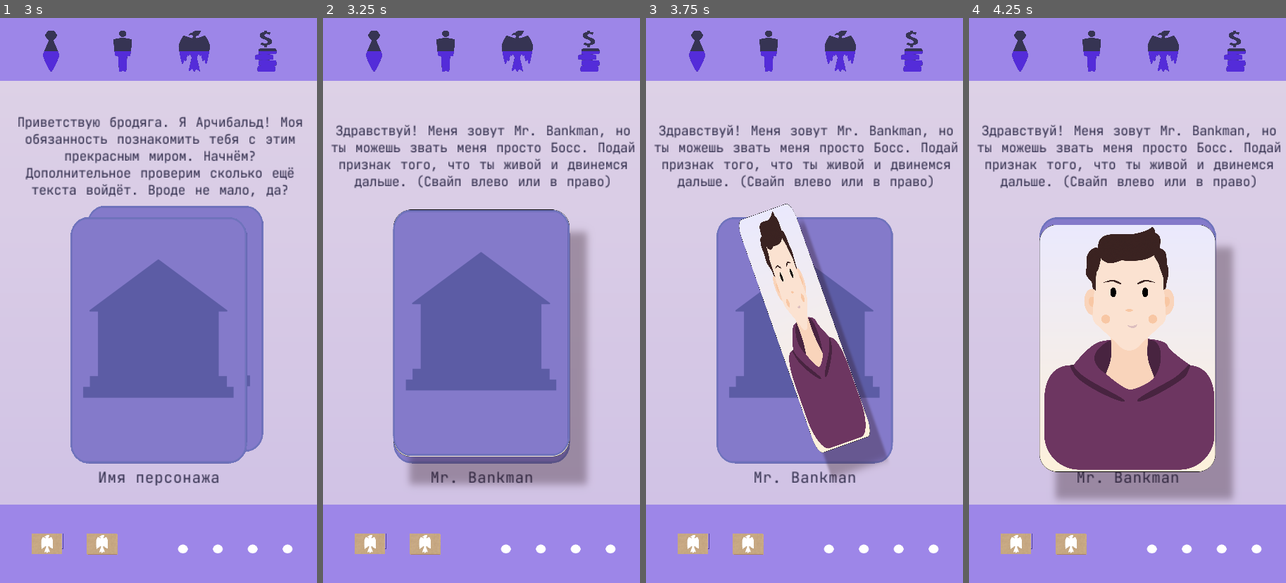
Above: before the commit, frames 1-4 (left to right).
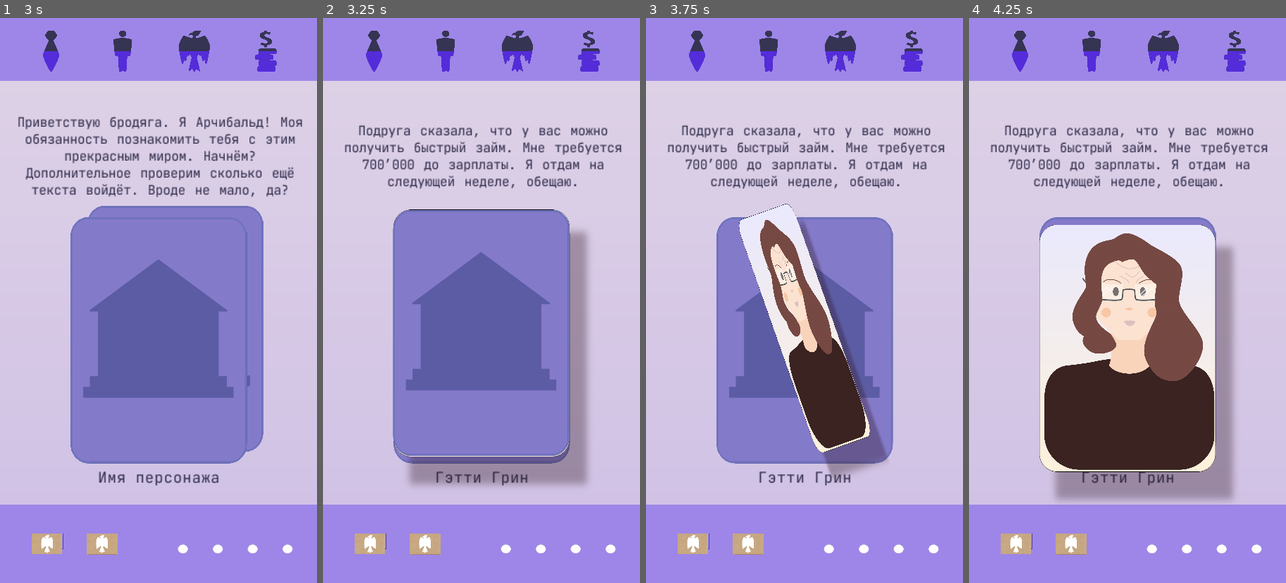
Above: after the commit, the same moments.

Repository: Nothengem/Mr.-Bankman
Game: Godot game, scene res://Scenes/StartMenu.tscn
Two runs of this game, one before a commit and one after it. Both use one fixed random seed, a clock stepped at 60 frames per second and the inputs below. The engine's default icon, where the game draws it, is replaced by a stand-in: a white triangle on a blue panel in a dark square.
Inputs (mouse positions are in pixels of both pictures, inside the frame that each line leads up to):
- Up to frame 1 (3 s): tap Enter at 0.5 s; move the mouse to (228, 272) at 0.52 s; click (228, 272) at 0.67 s; click (158, 85) at 1.25 s; click "1" at 2 s; drag from (95, 328) to (142, 413) at 2.77 s
- Up to frame 2 (3.25 s): no input
- Up to frame 3 (3.75 s): move the mouse to (804, 311) at 3.52 s; click (804, 311) at 3.67 s
- Up to frame 4 (4.25 s): no input

Frame 1 is identical in both runs. In frame 2, 3.7% of the frame differs, in the area x 2-99%, y 18-83%; in frame 3, 8.6%; in frame 4, 18%.

Commit message:
собрал первых персонажей

Diff:
--- a/DataBase/CardDataBase.gd
+++ b/DataBase/CardDataBase.gd
@@ -65,7 +65,7 @@
 
 		"LoseCBBottom" :
 		["Tutorial",
-		"MrBankman",
+		"Mr. Bankman",
 		"Выбирай", #что говорит 2
 		"Mr. Bankman",
 		"Центральный Банк вверх",
@@ -78,7 +78,7 @@
 
 	"LoseTeamBottom" :
 		["Tutorial",
-		"MrBankman",
+		"Mr. Bankman",
 		"Выбирай", #что говорит 2
 		"Mr. Bankman",
 		"Команда банка вниз",
@@ -91,7 +91,7 @@
 
 	"LoseCBUp" :
 		["Tutorial",
-		"MrBankman",
+		"Mr. Bankman",
 		"Выбирай", #что говорит 2
 		"Mr. Bankman",
 		"Центральный банк вверх",
@@ -104,7 +104,7 @@
 
 	"LoseTeamUp" :
 		["Tutorial",
-		"MrBankman",
+		"Mr. Bankman",
 		"Выбирай", #что говорит 2
 		"Mr. Bankman",
 		"Команба банка вверх",
@@ -117,7 +117,7 @@
 
 	"LoseCutomButton" :
 		["Tutorial",
-		"MrBankman",
+		"Mr. Bankman",
 		"Выбирай", #что говорит 2
 		"Mr. Bankman",
 		"Клиенты вниз",
@@ -130,7 +130,7 @@
 
 	"LoseCustomUp" :
 		["Tutorial",
-		"MrBankman",
+		"Mr. Bankman",
 		"Выбирай", #что говорит 2
 		"Mr. Bankman",
 		"Клиенты вверх",
@@ -143,7 +143,7 @@
 
 	"LoseMoneyBottom" :
 		["Tutorial",
-		"MrBankman",
+		"Mr. Bankman",
 		"Выбирай", #что говорит 2
 		"Mr. Bankman",
 		"Деньги вниз",
@@ -156,7 +156,7 @@
 
 	"LoseMoneyUp" :
 		["Tutorial",
-		"MrBankman",
+		"Mr. Bankman",
 		"Выбирай", #что говорит 2
 		"Mr. Bankman",
 		"Деньги вверх",
@@ -169,7 +169,7 @@
 
 	"TutorLev1Card1" :
 		["Tutorial",
-		"MrBankman",
+		"Mr. Bankman",
 		"Здравствуй! Меня зовут Mr. Bankman, но ты можешь звать меня просто Босс. Подай признак того, что ты живой и двинемся дальше. (Свайп влево или в право)", #что говорит 2
 		"Mr. Bankman",
 		"Да, я живой",
@@ -182,7 +182,7 @@
 
 	"TutorLev1Card2" :
 		["Tutorial",
-		"MrBankman",
+		"Mr. Bankman",
 		"Вчера вы успешно прошли собеседование и были приняты на работу в Банк. Приступайте к своим обязанностям сегодня же!", #что говорит 2
 		"Mr. Bankman",
 		"Что мне нужно делать?",
@@ -195,7 +195,7 @@
 
 	"TutorLev1Card3" :
 		["Tutorial",
-		"MrBankman",
+		"Mr. Bankman",
 		"Всё очень просто! Выдавайте клиентам различные продукты Банка, налаживайте работу с коллегами, управляйте финансами и не портите отношений с Центральным Банком.", #что говорит 2
 		"Mr. Bankman",
 		"А сколько мне будут платить?",
@@ -208,7 +208,7 @@
 
 	"TutorLev1Card31" :
 		["Tutorial",
-		"MrBankman",
+		"Mr. Bankman",
 		"Заработная плата в сделку не входила. А теперь за работу!", #что говорит 2
 		"Mr. Bankman",
 		"Какого...?",
@@ -221,7 +221,7 @@
 
 	"TutorLev2Card1" :
 		["Tutorial",
-		"MrBankman",
+		"Mr. Bankman",
 		"Молодец, блистательно провёл свой первый рабочий день! И я хочу наградить тебя...", #что говорит 2
 		"Mr. Bankman",
 		"Ты начнёшь мне платить?",
@@ -234,7 +234,7 @@
 
 	"TutorLev2Card2" :
 		["Tutorial",
-		"MrBankman",
+		"Mr. Bankman",
 		"СТРОГИМ ВЫГОВОРОМ! Ты хоть представляешь скольким негодяям ты вчера отдал деньги?", #что говорит 2
 		"Mr. Bankman",
 		"Что??? В смысле??? Всё были порядочные!",
@@ -247,7 +247,7 @@
 
 	"TutorLev2Card3" :
 		["Tutorial",
-		"MrBankman",
+		"Mr. Bankman",
 		"Теперь перед тем как выдавать банковские продукты, спрашивай на какие цели они им нужны. Ты можешь сделать это потянув карточку вниз", #что говорит 2
 		"Mr. Bankman",
 		"Какая разница на что ему продукты Банка!?",
@@ -260,7 +260,7 @@
 
 	"TutorLev2Card4" :
 		["Tutorial",
-		"MrBankman",
+		"Mr. Bankman",
 		"Наш отдел аналитики сообщает, что не стоит выдавать кредиты клиентам на инвестиции и шопинг. А чтобы ты не забыл об этом внизу будет книжка с напоминанием", #что говорит 2
 		"Mr. Bankman",
 		"Злой ты, просто ужас",
@@ -273,7 +273,7 @@
 
 	"TutorLev2Card5" :
 		["Tutorial",
-		"MrBankman",
+		"Mr. Bankman",
 		"Возможно я выгляжу жестоким, но на самом деле Банк это живой организм. Чтобы он выжил, его нужно правильно кормить. За работу!", #что говорит 2
 		"Mr. Bankman",
 		"Убирать за ним какашки не нужно будет?",
@@ -286,7 +286,7 @@
 
 	"TutorLev2Card6" :
 		["Tutorial",
-		"MrBankman",
+		"Mr. Bankman",
 		"И запомни. Банк — это место, где вам дадут взаймы денег, если вы докажете, что вам эти деньги не нужны.", #что говорит 2
 		"Mr. Bankman",
 		"Логично...",
@@ -299,9 +299,9 @@
 
 	"CreditHomeForCar" :
 		["Characters",
-		"AlexeyKochanov",
+		"Sill Fpencer",
 		"Мне требуется кредит на покупку нового дома. Под залог могу оставить автомобиль. Деньги нужны очень срочно.", #что говорит 2
-		"Ларс Камбел",
+		"Силл Фпенсер",
 		"В кредите отказано",
 		"Да, конечно. Распишитесь",
 		-15, -20, -10, 0,
@@ -312,9 +312,9 @@
 
 	"Credit700000" :
 		["Characters",
-		"AlexeyKochanov",
+		"Getty Green",
 		"Подруга сказала, что у вас можно получить быстрый займ. Мне требуется 700’000 до зарплаты. Я отдам на следующей неделе, обещаю.", #что говорит 2
-		"Анабель Игновская",
+		"Гэтти Грин",
 		"Такой срок только под высокий %",
 		"Одобрено",
 		+20, -20, 0, 0,
@@ -325,9 +325,9 @@
 
 	"Credit7000001" :
 		["Characters",
-		"AlexeyKochanov",
+		"Getty Green",
 		"Но это же грабёж! Как можно так наживаться на нуждающихся?", #что говорит 2
-		"Анабель Игновская",
+		"Гэтти Грин",
 		"Такова политика Банка",
 		"Вместо % можете оплатить комиссию",
 		+5, -5, 0, 0,
@@ -338,9 +338,9 @@
 
 	"Credit7000002" :
 		["Characters",
-		"AlexeyKochanov",
+		"Getty Green",
 		"Я буду жаловаться в Центральный Банк!", #что говорит 2
-		"Анабель Игновская",
+		"Гэтти Грин",
 		"Удачи вам в этом деле",
 		"Боюсь вашу жалобу быстро потеряют",
 		0, -5, -20, 0,
@@ -351,9 +351,9 @@
 
 	"Credit7000003" :
 		["Characters",
-		"AlexeyKochanov",
+		"Getty Green",
 		"Это уже получше. Переплачивать не хотелось, но видимо выбора нет", #что говорит 2
-		"Анабель Игновская",
+		"Гэтти Грин",
 		"Это наши лучшие условия",
 		"Вы не пожалеете",
 		+10, +10, 0, -10,
@@ -976,7 +976,7 @@
 
 	"InvestitionCreditToBank2" :
 		["Characters",
-		"MrBankman",
+		"Mr. Bankman",
 		"Всё нормально парень. Большие дяди сейчас переговорят и мы получим дополнительные инвестиции. Иди пока поиграть в песочнице", #что говорит 2
 		"Mr. Bankman",
 		"Ладно... ладно...",
@@ -989,7 +989,7 @@
 
 	"DepositLoanForAfriend" :
 		["Characters",
-		"MrBankman",
+		"Mr. Bankman",
 		"К тебе подошел человек, чтобы занять у тебя деньги. Твои действия?", #что говорит 2
 		"Mr. Bankman",
 		"Оценил бы по одежде его платежеспособность",
@@ -1002,7 +1002,7 @@
 
 	"DepositLoanForAfriend1" :
 		["Characters",
-		"MrBankman",
+		"Mr. Bankman",
 		"Не такого ответа я жду от сотрудников своего Банка. Никогда не давай никому свои деньги. Веди их в Банк. ТЫ не пострадаешь да еще и комиссионные получишь!", #что говорит 2
 		"Mr. Bankman",
 		"Принято",
@@ -1015,7 +1015,7 @@
 
 	"DepositLoanForAfriend2" :
 		["Characters",
-		"MrBankman",
+		"Mr. Bankman",
 		"Другого ответа я и не ожидал от того кто работает на меня. А теперь за работу! Продолжай зарабатывать для меня деньги!", #что говорит 2
 		"Mr. Bankman",
 		"а когда я буду зарабатывать их для себя?",
@@ -1028,7 +1028,7 @@
 
 	"DepositSaveMoney" :
 		["Characters",
-		"MrBankman",
+		"Mr. Bankman",
 		"Банк берет деньги у клиентов для того чтобы...", #что говорит 2
 		"Mr. Bankman",
 		"сберечь деньги клиентов!",
@@ -1041,7 +1041,7 @@
 
 	"DepositSaveMoney1" :
 		["Characters",
-		"MrBankman",
+		"Mr. Bankman",
 		"Мой Банк находится в большой опасности...", #что говорит 2
 		"Mr. Bankman",
 		"Что я такого сказал?",
@@ -1054,7 +1054,7 @@
 
 	"DepositSaveMoney2" :
 		["Characters",
-		"MrBankman",
+		"Mr. Bankman",
 		"Молодчина! А теперь иди, принеси мне ещё денжат, чтобы я мог раздать их другим. ЗА ПЛАТУ!", #что говорит 2
 		"Mr. Bankman",
 		"Какой же ты... жадный",
@@ -1866,8 +1866,8 @@
 		0, #Люди на право 11
 		0, #ЦБ на право 12
 		0, #Деньги на право 13
+		"Random",
 		"Ivent",
-		"Random",
 		"MiniCardMix1", #Карточный ивент
 		"None"], #Игровое событие
 
--- a/DataBase/CharacterPortraitDataBase.gd
+++ b/DataBase/CharacterPortraitDataBase.gd
@@ -12,12 +12,12 @@
 	}
 
 const DATA = {
-
-	"MrBankman": [ "Head1", "Neck1", "Shirt1", "Eyebrows1", "Eyes1", "Forehead0", "Ears1", "Jowls1", "Glasses0", "Mouth1", "Hair1", "Nose3"],
-
-	"Dictor": [ "Head1", "Neck1", "Shirt1", "Eyebrows1", "Eyes1", "Forehead0", "Ears1", "Jowls0", "Glasses0", "Mouth1", "Hair0", "Nose3"],
-
-	"AlexeyKochanov" : [ "Head2", "Neck1", "Shirt2", "Eyebrows2", "Eyes2", "Forehead0", "Ears2", "Jowls1", "Glasses0", "Mouth2", "Hair1", "Nose3"],
+	#Руководитель игрока и владелец Банка. Любит только деньги
+	"Mr. Bankman": [ "Head10", "Neck1", "Shirt11", "Eyebrows12", "Eyes15", "Forehead1", "Ears7", "Jowls10", "Glasses1", "Mouth4", "Hair10", "Nose16"],
+	#Успешный молодой человек, который использует деньги с умом
+	"Sill Fpencer": [ "Head7", "Neck1", "Shirt1", "Eyebrows1", "Eyes2", "Forehead0", "Ears6", "Jowls0", "Glasses0", "Mouth7", "Hair13", "Nose13"],
+	#не очень удачливая и вечно залазиет в долги, но успешно оплачивает их. Может махинации?
+	"Getty Green" : [ "Head4", "Neck1", "Shirt5", "Eyebrows2", "Eyes10", "Forehead1", "Ears4", "Jowls3", "Glasses1", "Mouth11", "Hair14", "Nose5"],
 
 	"AnastasiyaMalkova" : [ "Head3", "Neck1", "Shirt3", "Eyebrows3", "Eyes3", "Forehead0", "Ears3", "Jowls0", "Glasses0", "Mouth3", "Hair2", "Nose3"],
 
--- a/DataBase/DossierDataBase.gd
+++ b/DataBase/DossierDataBase.gd
@@ -9,9 +9,9 @@
 
 const DATA = {
 	#ключ: [имя, пол, возраст, национальность, кредитная история, черный лист, рейтинг]
-	"MrBankman": ["Mr. Bankman", 1, 30, 1, 0, 0, 0],
-	"Dictor": ["Алексей Кочанов", 1, 30, 1, 0, 0, 0],
-	"AlexeyKochanov": ["Алексей Кочанов", 1, 30, 1, 0, 0, 0],
+	"Mr. Bankman": ["Mr. Bankman", 0, 58, 0, 0, 0, 0],
+	"Sill Fpencer": ["Стилл Фпенсер", 0, 41, 6, 0, 0, 1],
+	"Getty Green": ["Гэтти Грин", 1, 25, 7, 1, 0, 1],
 	"AnastasiyaMalkova": ["Анастасия (A+)", 1, 30, 1, 0, 0, 0],
 	"AnastasiyaCherevatkina": ["Анастасия (А)", 1, 30, 1, 0, 0, 0],
 	"AlexeySilkin": ["Алексей (A+)", 1, 30, 1, 0, 0, 0],
--- a/DataBase/LevelDataBase.gd
+++ b/DataBase/LevelDataBase.gd
@@ -9,7 +9,7 @@
 
 const DATA = {
 	"LVL4" : ["LoseCBUp", "LoseTeamBottom", "LoseTeamUp", "LoseCutomButton", "LoseCustomUp", "LoseMoneyBottom", "LoseMoneyUp",],
-	"LVL1" : ["CreditHomeForCar", "Credit700000",
+	"LVL1" : ["Random23", "CreditHomeForCar", "Credit700000",
 	"CreditFlatFix", "CreditRefinance", "CreditUniversity", "DepositUniversity", "DepositStolenCars", "DepositSelledFlat",
 	"DepositMadRetired", "DepositRetired", "CardToShopping", "CardToAirways", "CardToSallary", "CardToDebt",
 	"CardToChineseWhoWantToLearnLanguage", "InvestitionGreenInvestor", "InvestitionOldInvestor", "InvestitionOpen",
@@ -21,7 +21,7 @@
 
 const TUTORIAL = {
 	"LVL4" : ["LoseCBBottom"],
-	"LVL1" : ["TutorLev1Card1"],
+	"LVL1" : ["Credit700000"],  #TutorLev1Card1
 	"LVL2" : ["TutorLev2Card1"],
 	"LVL3" : [],
 }
--- a/Scenes/CharacterPortraitStandAlone.tscn
+++ b/Scenes/CharacterPortraitStandAlone.tscn
@@ -1,18 +1,18 @@
 [gd_scene load_steps=15 format=2]
 
 [ext_resource path="res://Resources/GFX/CharacterCotaint/Bage/Bage1.png" type="Texture" id=1]
-[ext_resource path="res://Resources/GFX/CharacterCotaint/Head/Head10.png" type="Texture" id=2]
-[ext_resource path="res://Resources/GFX/CharacterCotaint/Ears/Ears7.png" type="Texture" id=3]
-[ext_resource path="res://Resources/GFX/CharacterCotaint/Mouth/Mouth4.png" type="Texture" id=4]
-[ext_resource path="res://Resources/GFX/CharacterCotaint/Eyes/Eyes15.png" type="Texture" id=5]
-[ext_resource path="res://Resources/GFX/CharacterCotaint/Hair/Hair10.png" type="Texture" id=6]
-[ext_resource path="res://Resources/GFX/CharacterCotaint/Eyebrows/Eyebrows12.png" type="Texture" id=7]
+[ext_resource path="res://Resources/GFX/CharacterCotaint/Head/Head4.png" type="Texture" id=2]
+[ext_resource path="res://Resources/GFX/CharacterCotaint/Eyebrows/Eyebrows2.png" type="Texture" id=3]
+[ext_resource path="res://Resources/GFX/CharacterCotaint/Eyes/Eyes10.png" type="Texture" id=4]
+[ext_resource path="res://Resources/GFX/CharacterCotaint/Nose/Nose5.png" type="Texture" id=5]
+[ext_resource path="res://Resources/GFX/CharacterCotaint/Ears/Ears4.png" type="Texture" id=6]
+[ext_resource path="res://Resources/GFX/CharacterCotaint/Jowls/Jowls3.png" type="Texture" id=7]
 [ext_resource path="res://Resources/GFX/CharacterCotaint/Glasses/Glasses1.png" type="Texture" id=8]
 [ext_resource path="res://Resources/GFX/CharacterCotaint/Forehead/Forehead1.png" type="Texture" id=9]
-[ext_resource path="res://Resources/GFX/CharacterCotaint/Jowls/Jowls0.png" type="Texture" id=10]
-[ext_resource path="res://Resources/GFX/CharacterCotaint/Nose/Nose16.png" type="Texture" id=11]
+[ext_resource path="res://Resources/GFX/CharacterCotaint/Shirt/Shirt5.png" type="Texture" id=10]
+[ext_resource path="res://Resources/GFX/CharacterCotaint/Hair/Hair14.png" type="Texture" id=11]
 [ext_resource path="res://Resources/GFX/CharacterCotaint/Neck/Neck5.png" type="Texture" id=12]
-[ext_resource path="res://Resources/GFX/CharacterCotaint/Shirt/Shirt11.png" type="Texture" id=13]
+[ext_resource path="res://Resources/GFX/CharacterCotaint/Mouth/Mouth11.png" type="Texture" id=13]
 [ext_resource path="res://Scenes/CharacterPortraitStandAlone.gd" type="Script" id=14]
 
 [node name="Character" type="Sprite" groups=[
@@ -29,7 +29,7 @@
 
 [node name="Shirt" type="Sprite" parent="."]
 scale = Vector2( 1.05, 1.05 )
-texture = ExtResource( 13 )
+texture = ExtResource( 10 )
 
 [node name="Bage" type="Sprite" parent="."]
 visible = false
@@ -41,7 +41,7 @@
 
 [node name="Ears" type="Sprite" parent="FullHead"]
 scale = Vector2( 1.05, 1.05 )
-texture = ExtResource( 3 )
+texture = ExtResource( 6 )
 __meta__ = {
 "_edit_group_": true
 }
@@ -55,7 +55,7 @@
 
 [node name="Eyes" type="Sprite" parent="FullHead"]
 scale = Vector2( 1.05, 1.05 )
-texture = ExtResource( 5 )
+texture = ExtResource( 4 )
 __meta__ = {
 "_edit_group_": true
 }
@@ -69,7 +69,7 @@
 
 [node name="Jowls" type="Sprite" parent="FullHead"]
 scale = Vector2( 1.05, 1.05 )
-texture = ExtResource( 10 )
+texture = ExtResource( 7 )
 __meta__ = {
 "_edit_group_": true
 }
@@ -84,14 +84,14 @@
 
 [node name="Mouth" type="Sprite" parent="FullHead"]
 scale = Vector2( 1.05, 1.05 )
-texture = ExtResource( 4 )
+texture = ExtResource( 13 )
 __meta__ = {
 "_edit_group_": true
 }
 
 [node name="Hair" type="Sprite" parent="FullHead"]
 scale = Vector2( 1.05, 1.05 )
-texture = ExtResource( 6 )
+texture = ExtResource( 11 )
 __meta__ = {
 "_edit_group_": true
 }
@@ -99,11 +99,11 @@
 [node name="Nose" type="Sprite" parent="FullHead"]
 position = Vector2( 0, -100 )
 scale = Vector2( 1.05, 1.05 )
-texture = ExtResource( 11 )
+texture = ExtResource( 5 )
 __meta__ = {
 "_edit_group_": true
 }
 
 [node name="Eyebrows" type="Sprite" parent="FullHead"]
 scale = Vector2( 1.05, 1.05 )
-texture = ExtResource( 7 )
+texture = ExtResource( 3 )
--- a/Scenes/thimbles.tscn
+++ b/Scenes/thimbles.tscn
@@ -74,15 +74,15 @@
 [node name="MiniCards" type="Node" parent="."]
 
 [node name="MiniCard1" parent="MiniCards" instance=ExtResource( 1 )]
-position = Vector2( 185, 875 )
+position = Vector2( -200, 875 )
 z_index = 1
 
 [node name="MiniCard2" parent="MiniCards" instance=ExtResource( 1 )]
-position = Vector2( 537, 875 )
+position = Vector2( 537, -340 )
 texture = ExtResource( 3 )
 
 [node name="MiniCard3" parent="MiniCards" instance=ExtResource( 1 )]
-position = Vector2( 890, 875 )
+position = Vector2( 1300, 875 )
 texture = ExtResource( 4 )
 
 [node name="Tween" type="Tween" parent="MiniCards"]
--- a/Scriptwriter.gd
+++ b/Scriptwriter.gd
@@ -288,7 +288,7 @@
 	elif CardType == "Characters" or CardType == "Tutorial":
 		portrait_variables_update()
 
-	CardName = CardInfo[3] #Ввели в переменную текстовое значение имени карты из массива БД
+	CardName = CardInfo[3] #Ввели в переменную текстовое значение имени персонажа из массива БД
 	CardText = CardInfo[2] #Ввели в переменную текстовое значение текста карты из массива БД
 	CardRAnswer = CardInfo[5] #левый ответ из БД
 	CardLAnswer = CardInfo[4] #Правый ответ из БД
